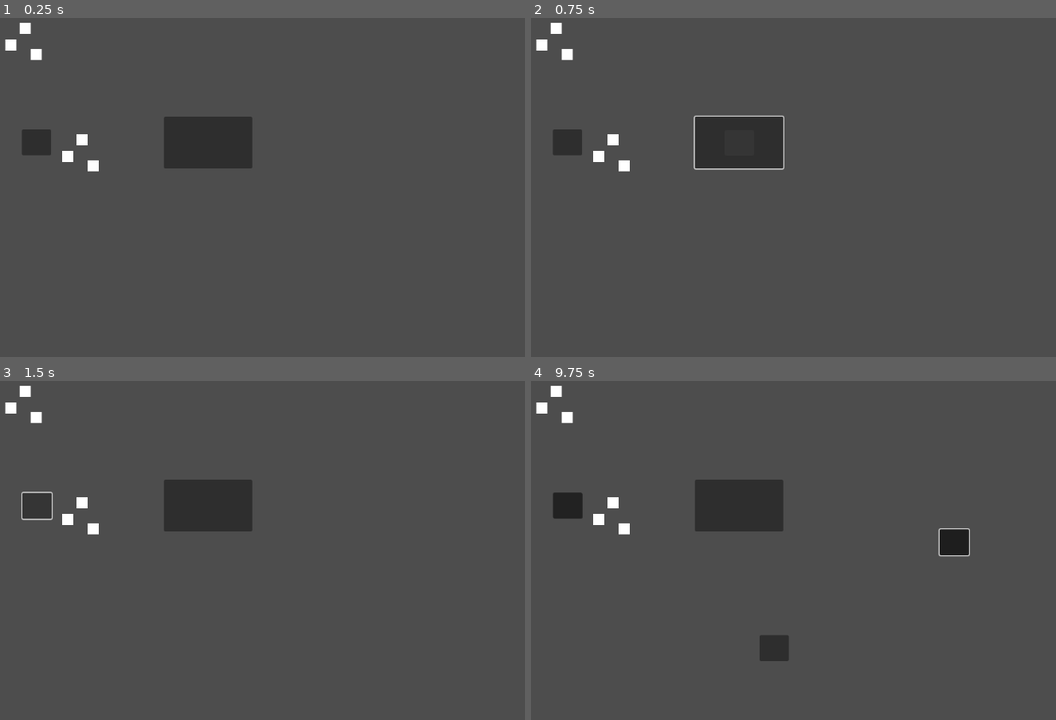
Above: before the commit, frames 1-4 (two rows, left to right).
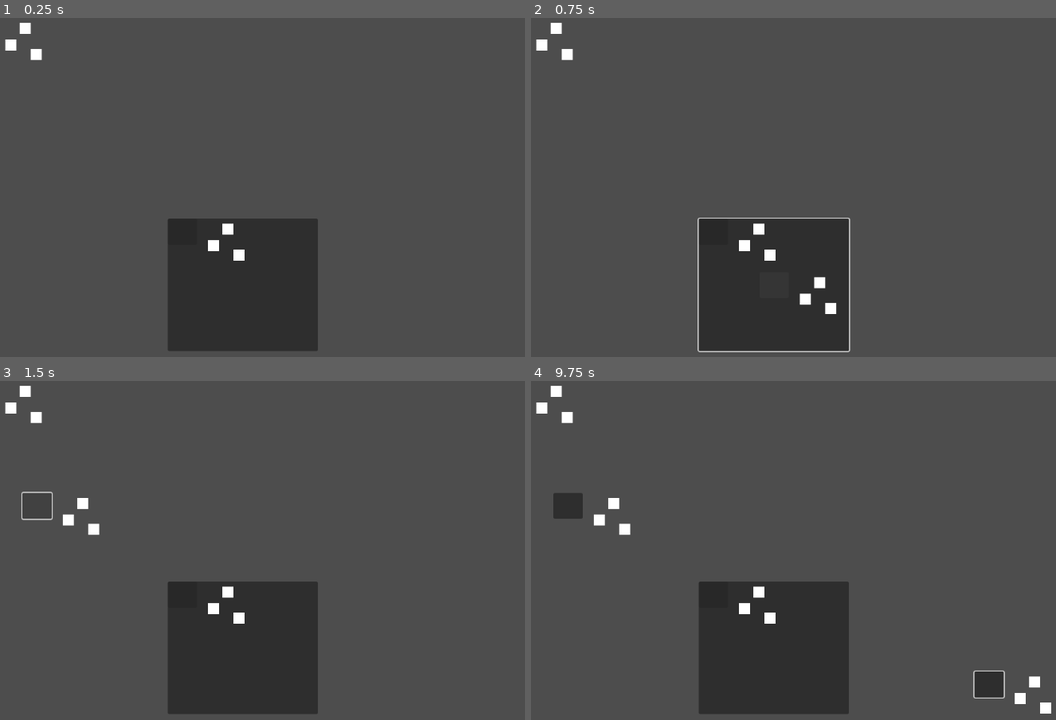
Above: after the commit, the same moments.

Repository: RavenRandomz/nasa-hackthon-2025
Game: Godot game, scene res://scene/test/test.tscn
The game is run twice, just before and just after one commit, with the same random seed, the same clock (stepped at 60 frames per second) and the same inputs.
Inputs (mouse positions are in pixels of both pictures, inside the frame that each line leads up to; where the layout moved, square brackets give the same spot in the first picture):
- Up to frame 1 (0.25 s): no input
- Up to frame 2 (0.75 s): click (772, 285) [741, 143] at 0.5 s
- Up to frame 3 (1.5 s): click (36, 506) at 1.27 s
- Up to frame 4 (9.75 s): click (772, 648) [741, 506] at 2 s; click (772, 648) at 2.77 s; click (567, 506) at 3.52 s; click (772, 648) at 4.27 s; click (772, 648) [741, 506] at 5 s; click (741, 506) at 5.77 s; click (741, 506) at 6.52 s; click (567, 506) at 7.27 s; click (772, 648) at 8.02 s; click (741, 506) at 8.77 s; tap Enter at 9.5, 9.6 s; move the mouse to (956, 540) at 9.52 s; click (956, 540) at 9.67 s

The runs differ from the first frame. In frame 1, 14% of the frame differs, in the area x 4-61%, y 29-99%; in frame 2, 14%; in frame 3, 14%; in frame 4, 14%, in the area x 4-100%, y 29-99%.

Commit message:
feat(AutoSpawner): Create spawner that can spawn from child

Diff:
--- /dev/null
+++ b/scene/auto_spawner/auto_spawner.gd
@@ -0,0 +1,30 @@
+# This is designed to spawn a draggable object when clicked
+# It can spawn general stuff as well when clicked
+extends Button
+var _scene_to_spawn
+@export var _spawn_into : Node
+
+func _get_global_mouse_pos():
+	var viewport_origin = get_viewport_transform().get_origin()
+	var viewport_mouse_pos = get_viewport().get_mouse_position()
+	var global_mouse_pos = viewport_origin + viewport_mouse_pos
+	return global_mouse_pos
+
+func _ready():
+	for child in get_children():
+		if child is Draggable:
+			_scene_to_spawn = child
+			child.disabled = true
+			break
+
+func _on_pressed() -> void:
+	pass
+
+func _on_button_down() -> void:
+	var spawned = _scene_to_spawn.duplicate()
+	spawned.disabled = false
+	_spawn_into.add_child(spawned)
+	var center = spawned.get_rect().size / 2
+	spawned.global_position = _get_global_mouse_pos() - center
+	spawned._on_button_down()
+ # Replace with function body.
--- /dev/null
+++ b/scene/auto_spawner/auto_spawner.tscn
@@ -0,0 +1,13 @@
+[gd_scene load_steps=2 format=3 uid="uid://bvx3tisgcqw14"]
+
+[ext_resource type="Script" uid="uid://dfgnkqkqnavrv" path="res://scene/auto_spawner/auto_spawner.gd" id="1_b6jnd"]
+
+[node name="AutoSpawner" type="Button"]
+offset_right = 272.0
+offset_bottom = 240.0
+theme_override_colors/icon_normal_color = Color(1, 1, 1, 0)
+theme_override_colors/icon_hover_color = Color(1, 1, 1, 0.46666667)
+script = ExtResource("1_b6jnd")
+
+[connection signal="button_down" from="." to="." method="_on_button_down"]
+[connection signal="pressed" from="." to="." method="_on_pressed"]
--- a/scene/test/test.tscn
+++ b/scene/test/test.tscn
@@ -1,10 +1,10 @@
 [gd_scene load_steps=6 format=3 uid="uid://c5qweca6dy5rp"]
 
-[ext_resource type="PackedScene" uid="uid://dl5vui1jt6o1w" path="res://scene/draggable_spawner/draggable_spawner.tscn" id="1_e4ggw"]
 [ext_resource type="PackedScene" uid="uid://euxoeushywk8" path="res://scene/draggable/draggable.tscn" id="1_iv6f8"]
 [ext_resource type="Script" uid="uid://dacniiidadoya" path="res://scene/module_holder/module_holder.gd" id="3_auxoc"]
 [ext_resource type="PackedScene" uid="uid://c8wahloi8tnsd" path="res://scene/port/port.tscn" id="3_mih6t"]
 [ext_resource type="PackedScene" uid="uid://dmy5xq3bfy6r4" path="res://scene/module/module.tscn" id="4_dd6y4"]
+[ext_resource type="PackedScene" uid="uid://bvx3tisgcqw14" path="res://scene/auto_spawner/auto_spawner.tscn" id="6_m5u1r"]
 
 [node name="Control" type="Control"]
 layout_mode = 3
@@ -14,29 +14,18 @@
 grow_horizontal = 2
 grow_vertical = 2
 
-[node name="DraggableSpawner" parent="." node_paths=PackedStringArray("_spawn_into") instance=ExtResource("1_e4ggw")]
+[node name="AutoSpawner" parent="." node_paths=PackedStringArray("_spawn_into") instance=ExtResource("6_m5u1r")]
 layout_mode = 0
-offset_left = 360.0
-offset_top = 179.0
-offset_right = 520.0
-offset_bottom = 273.0
-_scene_to_spawn = ExtResource("1_iv6f8")
-_spawn_into = NodePath("..")
+offset_left = 367.0
+offset_top = 364.0
+offset_right = 639.0
+offset_bottom = 604.0
+_spawn_into = NodePath("../Control")
 
-[node name="Control" type="Control" parent="."]
-anchors_preset = 0
-offset_right = 40.0
-offset_bottom = 40.0
-script = ExtResource("3_auxoc")
+[node name="Draggable" parent="AutoSpawner" instance=ExtResource("1_iv6f8")]
+layout_mode = 0
 
-[node name="Draggable" parent="Control" instance=ExtResource("1_iv6f8")]
-layout_mode = 0
-offset_left = 103.0
-offset_top = 202.0
-offset_right = 156.0
-offset_bottom = 249.0
-
-[node name="Sprite2D" parent="Control/Draggable" instance=ExtResource("4_dd6y4")]
+[node name="Sprite2D" parent="AutoSpawner/Draggable" instance=ExtResource("4_dd6y4")]
 position = Vector2(31, 26)
 resource_data = {
 "food": 34,
@@ -46,29 +35,35 @@
 "water": 23
 }
 
-[node name="Port2" parent="Control/Draggable/Sprite2D" instance=ExtResource("3_mih6t")]
+[node name="Port2" parent="AutoSpawner/Draggable/Sprite2D" instance=ExtResource("3_mih6t")]
 position = Vector2(52, 23)
 
-[node name="Polygon2D" type="Polygon2D" parent="Control/Draggable/Sprite2D/Port2"]
+[node name="Polygon2D" type="Polygon2D" parent="AutoSpawner/Draggable/Sprite2D/Port2"]
 polygon = PackedVector2Array(10, -10, 10, 10, -10, 10, -10, -10)
 
-[node name="Control" type="Control" parent="Control/Draggable/Sprite2D"]
+[node name="Control" type="Control" parent="AutoSpawner/Draggable/Sprite2D"]
 layout_mode = 3
 anchors_preset = 0
 offset_right = 40.0
 offset_bottom = 40.0
 
-[node name="Port3" parent="Control/Draggable/Sprite2D" instance=ExtResource("3_mih6t")]
+[node name="Port3" parent="AutoSpawner/Draggable/Sprite2D" instance=ExtResource("3_mih6t")]
 position = Vector2(98, 40)
 
-[node name="Polygon2D" type="Polygon2D" parent="Control/Draggable/Sprite2D/Port3"]
+[node name="Polygon2D" type="Polygon2D" parent="AutoSpawner/Draggable/Sprite2D/Port3"]
 polygon = PackedVector2Array(10, -10, 10, 10, -10, 10, -10, -10)
 
-[node name="Port4" parent="Control/Draggable/Sprite2D" instance=ExtResource("3_mih6t")]
+[node name="Port4" parent="AutoSpawner/Draggable/Sprite2D" instance=ExtResource("3_mih6t")]
 position = Vector2(78, -7)
 
-[node name="Polygon2D" type="Polygon2D" parent="Control/Draggable/Sprite2D/Port4"]
+[node name="Polygon2D" type="Polygon2D" parent="AutoSpawner/Draggable/Sprite2D/Port4"]
 polygon = PackedVector2Array(10, -10, 10, 10, -10, 10, -10, -10)
+
+[node name="Control" type="Control" parent="."]
+anchors_preset = 0
+offset_right = 40.0
+offset_bottom = 40.0
+script = ExtResource("3_auxoc")
 
 [node name="Sprite2D" parent="Control" instance=ExtResource("4_dd6y4")]
 position = Vector2(31, 26)
Not shown, added: scene/auto_spawner/auto_spawner.gd.uid
